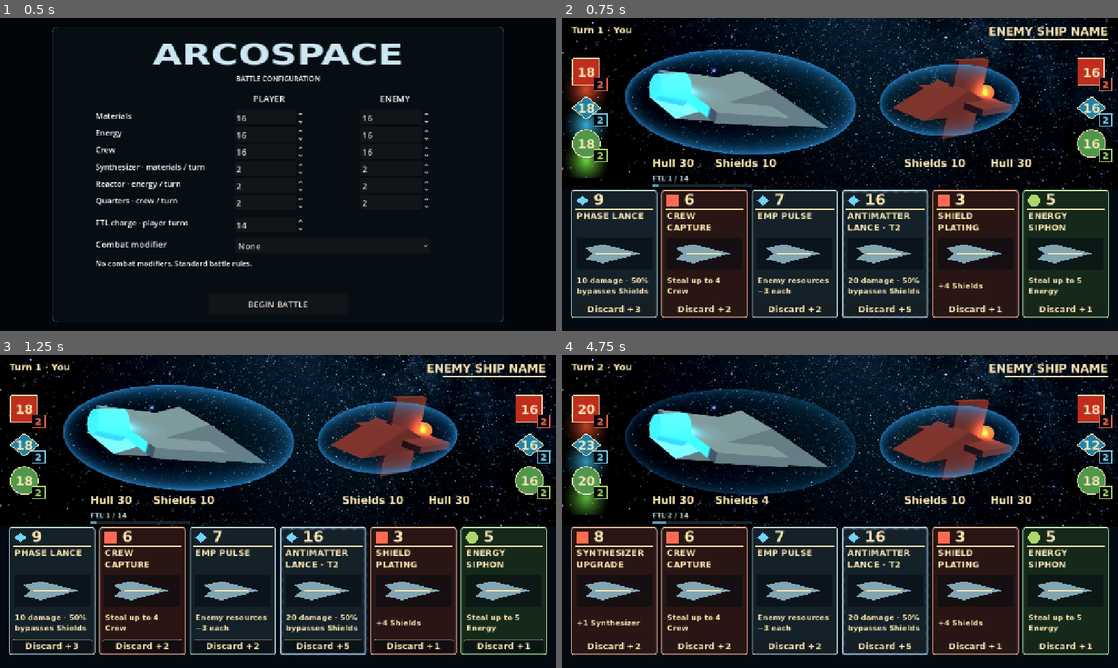
Above: before the commit, frames 1-4 (two rows, left to right).
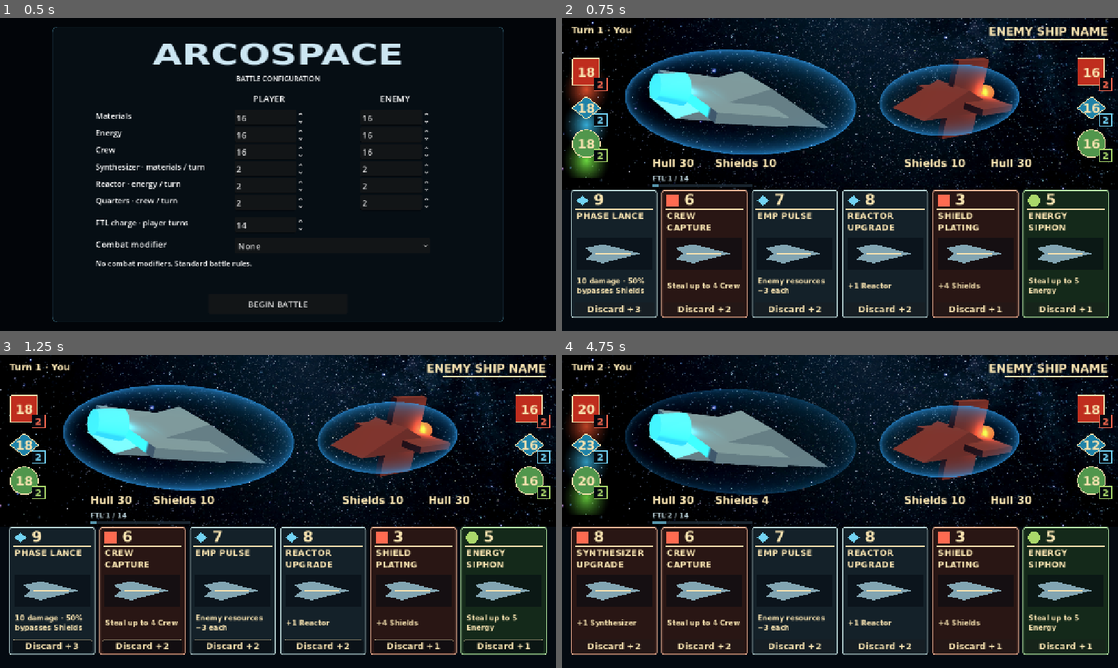
Above: after the commit, the same moments.

Repository: RPGMaster2000/arcospace
Game: Godot game, scene res://scenes/battle_setup.tscn
Two runs of this game, one before a commit and one after it. Both use one fixed random seed, a clock stepped at 60 frames per second and the inputs below.
Inputs (mouse positions are in pixels of both pictures, inside the frame that each line leads up to):
- Up to frame 1 (0.5 s): no input
- Up to frame 2 (0.75 s): click "BEGIN BATTLE" at 0.5 s
- Up to frame 3 (1.25 s): no input
- Up to frame 4 (4.75 s): click "Discard +3" at 1.25 s; move the mouse to (962, 495) at 2.02 s; click (962, 495) at 2.17 s; drag from (728, 527) to (812, 574) at 2.77 s; move the mouse to (895, 442) at 3.52 s; click (895, 442) at 3.67 s; drag from (812, 574) to (673, 464) at 4.27 s

Frame 1 is identical in both runs. In frame 2, 2.4% of the frame differs, in the area x 2-94%, y 54-96%; in frame 3, 2.5%; in frame 4, 2.2%.

Commit message:
Make Energy Cell free and delay Tier 2 draws until round six

Diff:
--- a/cards/08_energy_cell.tres
+++ b/cards/08_energy_cell.tres
@@ -6,7 +6,7 @@
 script = ExtResource("1")
 card_name = "Energy Cell"
 family = "energy"
-cost = 3
-description = "+4 Energy"
-effects = {"energy": 4}
+cost = 0
+description = "+1 Materials, +1 Energy, +1 Crew"
+effects = {"materials": 1, "energy": 1, "crew": 1}
 play_again = false
--- a/scenes/card.tscn
+++ b/scenes/card.tscn
@@ -182,7 +182,7 @@
 offset_right = 186.0
 offset_bottom = 253.0
 mouse_filter = 2
-theme_override_font_sizes/font_size = 17
+theme_override_font_sizes/font_size = 16
 text = "+4 Shields"
 autowrap_mode = 2
 vertical_alignment = 1
--- a/scripts/battle_setup.gd
+++ b/scripts/battle_setup.gd
@@ -16,7 +16,7 @@
 		4:
 			return "Targeting efficiency starts at %d%% and drifts up to %d points per full turn within %d–100%%. This is combat card hit chance. Misses still spend the cost." % [100 - Modifier.NEBULA_START, Modifier.NEBULA_STEP, 100 - Modifier.NEBULA_MAX]
 		5:
-			return "Whole battle: Tier 2 draw chance doubles from 15% to 30% for both ships. Only one Tier 2 card per hand. No timed events."
+			return "Whole battle: Tier 2 draw chance doubles from 15% to 30% for both ships. Tier 2 unlocks after turn 5; only one per hand. No timed events."
 	return "No combat modifiers. Standard battle rules."
 var initial_settings: Dictionary = {}
 
--- a/scripts/board.gd
+++ b/scripts/board.gd
@@ -112,6 +112,8 @@
 	_fit_board_lines()
 	$MatchResult/Panel/PlayAgain.pressed.connect(_restart_match)
 	$FTLPanel/WarpButton.pressed.connect(_warp_out)
+	for active_hand in [hand, enemy_hand]:
+		active_hand.current_round = turn_number
 	hand.deal(card_slots.size())
 	enemy_hand.deal(card_slots.size())
 	for slot in range(card_slots.size()):
@@ -144,6 +146,8 @@
 
 
 func _begin_turn(side: String) -> void:
+	for active_hand in [hand, enemy_hand]:
+		active_hand.current_round = turn_number
 	current_actor = side
 	extra_action_requested = false
 	if _check_winner():
--- a/scripts/card_hand.gd
+++ b/scripts/card_hand.gd
@@ -12,6 +12,9 @@
 @export_range(0.0, 1.0, 0.01) var tier_two_chance: float = 0.15
 ## TUNE: Tier 3 chance, reserved for future cards. Zero disables random Tier 3 draws.
 @export_range(0.0, 1.0, 0.01) var tier_three_chance: float = 0.0
+## TUNE: Tier 2 is unavailable through this full round, including opening hands.
+@export_range(0, 20, 1) var tier_two_locked_turns: int = 5
+var current_round: int = 1
 var drop_multiplier: float = 1.0
 var cards: Array[Resource] = []
 var rng := RandomNumberGenerator.new()
@@ -47,6 +50,8 @@
 	return eligible[rng.randi_range(0, eligible.size() - 1)]
 
 func _eligible(card: Resource, excluded_slot: int) -> bool:
+	if card.tier == 2 and current_round <= tier_two_locked_turns:
+		return false
 	var copies: int = 0
 	for slot in range(cards.size()):
 		if slot == excluded_slot or cards[slot] == null:
--- a/tests/card_tier_test.gd
+++ b/tests/card_tier_test.gd
@@ -11,6 +11,7 @@
 func run() -> void:
 	var hand = Hand.new()
 	hand.rng.seed = 12345
+	hand.current_round = 6 # Rate checks apply after the opening lock.
 	for multiplier in [1.0, 2.0]:
 		hand.drop_multiplier = multiplier
 		var count: int = 0
--- /dev/null
+++ b/tests/opening_balance_test.gd
@@ -0,0 +1,46 @@
+extends SceneTree
+const Hand = preload("res://scripts/card_hand.gd")
+const Effects = preload("res://scripts/card_effects.gd")
+var failures: int = 0
+func check(ok: bool, message: String) -> void:
+	if not ok:
+		failures += 1
+		push_error(message)
+func _initialize() -> void:
+	call_deferred("run")
+func run() -> void:
+	var hand = Hand.new()
+	hand.tier_two_chance = 1.0
+	hand.drop_multiplier = 2.0
+	hand.starting_hand.append(load("res://cards/30_siege_driver.tres"))
+	for round_number in range(1,6):
+		hand.current_round = round_number
+		hand.deal(6)
+		for attempt in range(30):
+			hand.replace_card(attempt % 6)
+			for held in hand.cards:
+				check(held != null and held.tier == 1, "No Tier 2 through turn five, even in fixed hands or Rift")
+	hand.current_round = 6
+	hand.cards.clear()
+	check(hand.draw_card().tier == 2, "Tier 2 unlocks at turn six")
+	hand.free()
+	var cell = load("res://cards/08_energy_cell.tres")
+	var actor = {"hull":30,"shields":10,"materials":0,"energy":0,"crew":0,"synthesizer":2,"reactor":2,"quarters":2}
+	var target = actor.duplicate()
+	check(Effects.play(cell,actor,target), "Energy Cell works without resources")
+	check(actor.materials == 1 and actor.energy == 1 and actor.crew == 1 and target.energy == 0, "Free cell grants one of each resource")
+	var board = load("res://scenes/board_3d.tscn").instantiate()
+	board.setup_settings = {"modifier":5}
+	root.add_child(board)
+	board.get_node("BattleEffects").enabled = false
+	board.turn_number = 5
+	board._begin_turn("enemy")
+	board.enemy_timer.stop()
+	check(board.hand.current_round == 5 and board.enemy_hand.current_round == 5, "Both ships use full-round count")
+	board.turn_number = 6
+	board._begin_turn("player")
+	check(board.hand.current_round == 6 and board.enemy_hand.current_round == 6, "Both ships unlock together at six")
+	board.queue_free()
+	await process_frame
+	print("Opening balance checks: %d failures" % failures)
+	quit(1 if failures else 0)
Not shown, changed: docs/battle-setup.md
